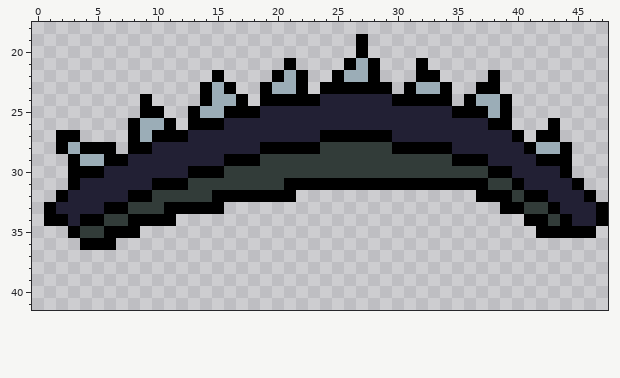
File history of a pixel-art file, Assets/Sprites/Enemies/Ice Worm.aseprite. The picture above was drawn from the file before the commit.
48x48 pixels, 1 frame. Shown: x 0..47, y 18..41.
And afterwards:
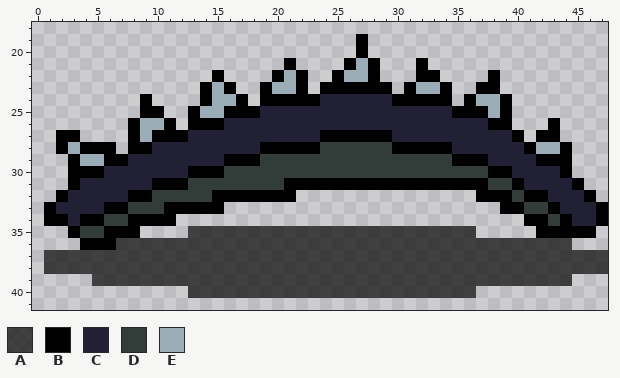
Palette (. is transparent): A #000000af  B #000000  C #222034  D #323c39  E #9badb7
The exact change:
{"change": "layer \"Layer 2\" added"}
{"where": "layer \"Layer 2\""}
{"y":35,"x":13,"old":"........................","new":"AAAAAAAAAAAAAAAAAAAAAAAA"}
{"y":36,"x":7,"old":"......................................","new":"AAAAAAAAAAAAAAAAAAAAAAAAAAAAAAAAAAAAAA"}
{"y":37,"x":1,"old":"...............................................","new":"AAAAAAAAAAAAAAAAAAAAAAAAAAAAAAAAAAAAAAAAAAAAAAA"}
{"y":38,"x":1,"old":"...............................................","new":"AAAAAAAAAAAAAAAAAAAAAAAAAAAAAAAAAAAAAAAAAAAAAAA"}
{"y":39,"x":5,"old":"........................................","new":"AAAAAAAAAAAAAAAAAAAAAAAAAAAAAAAAAAAAAAAA"}
{"y":40,"x":13,"old":"........................","new":"AAAAAAAAAAAAAAAAAAAAAAAA"}
{"label":"added","picture_box":[44,226,608,298]}
